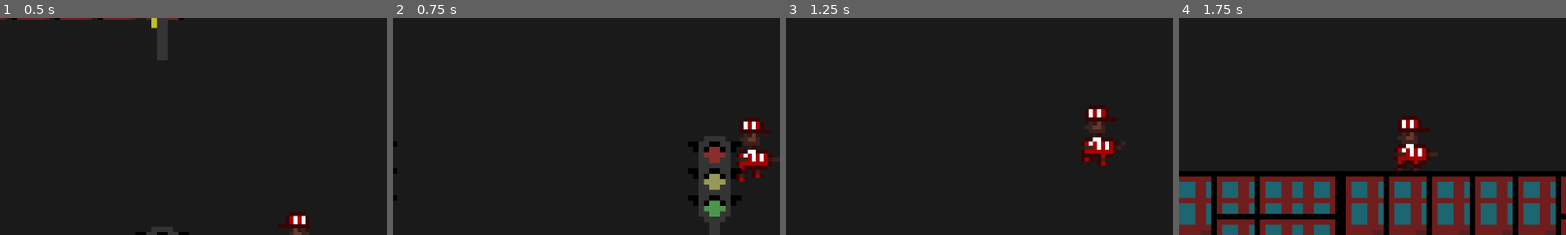
Above: before the commit, frames 1-4 (left to right).
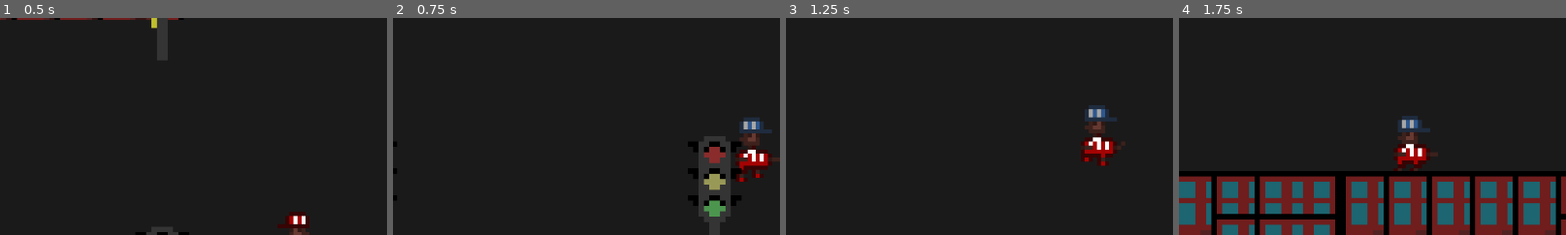
Above: after the commit, the same moments.

Repository: Lila-Kuhlt/Close-Encounters-of-the-Jeff-Kind
Game: Godot game, scene res://scenes/UI/TitleScreen.tscn
Same seed, same stepped clock (60 frames per second), same inputs: the game is played once before the commit and once after it.
Inputs:
- Up to frame 1 (0.5 s): no input
- Up to frame 2 (0.75 s): hold D (right) from 0.53 s (still down); tap Space (dash) at 0.6 s
- Up to frame 3 (1.25 s): keep holding D (right)
- Up to frame 4 (1.75 s): release D (right) at 1.28 s; hold S (down) from 1.28 s (still down); tap Space (dash) at 1.35 s
The pictures show only the part of the screen within x 20-70%, y 24-73%; the shares and areas given below are measured in that part.

Frame 1 is identical in both runs. In frame 2, 0.5% of the frame differs, in the area x 89-98%, y 45-54%; in frame 3, 0.5%; in frame 4, 0.5%, in the area x 56-65%, y 45-53%.

Commit message:
Add dash cooldown texture aka Keff

Diff:
--- a/godot/scenes/Player.gd
+++ b/godot/scenes/Player.gd
@@ -22,6 +22,8 @@
 var knockback := Vector2(0, 0)
 
 @onready var cam: Camera2D = get_parent().get_node('Camera')
+@onready var jeff_tex: Texture2D = load("res://assets/Jeff.png")
+@onready var keff_tex: Texture2D = load("res://assets/Keff.png")
 
 func _ready():
 	UI.set_max_health(MAX_LIFES)
@@ -72,6 +74,7 @@
 		$DashTimer.start()
 		dashing = true
 		$HitBox/CollisionShape2D.disabled = true
+		$Character.texture = keff_tex
 	if dashing:
 		if not has_input:
 			direction = Vector2(1 if $Character.scale.x < 0 else -1, 0)
@@ -116,6 +119,7 @@
 
 func _on_dash_cooldown_timer_timeout() -> void:
 	can_dash = true
+	$Character.texture = jeff_tex
 
 func _on_dash_timer_timeout() -> void:
 	dashing = false
Binary file added: godot/assets/Keff.png
Not shown, added: godot/assets/Keff.png.import
